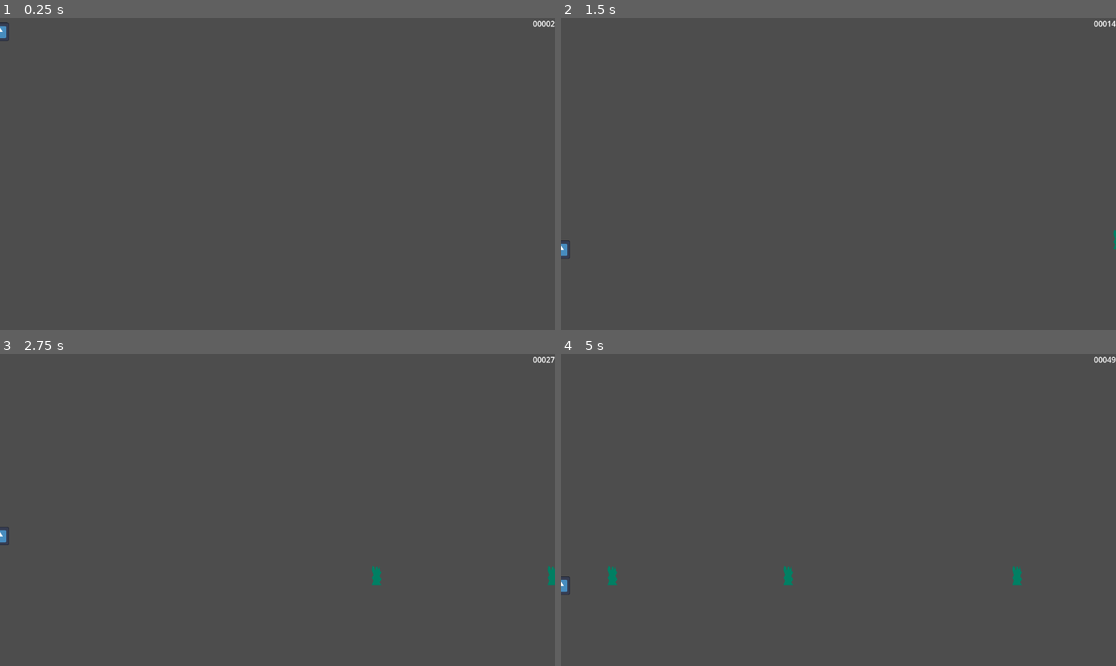
Above: before the commit, frames 1-4 (two rows, left to right).
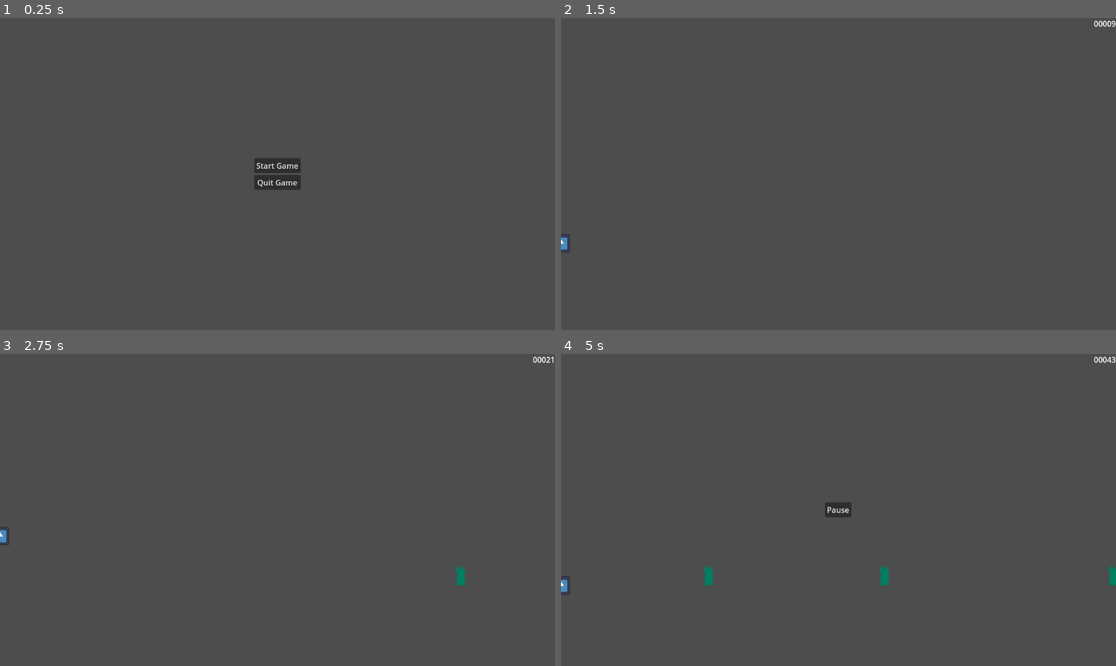
Above: after the commit, the same moments.

Repository: fabrica-santos/dinogame
Game: Godot game, scene res://scene/main_menu.tscn
Same seed, same stepped clock (60 frames per second), same inputs: the game is played once before the commit and once after it. Before the commit the project starts from res://scene/main.tscn. The engine's default icon, where the game draws it, is replaced by a stand-in: a white triangle on a blue panel in a dark square.
Inputs (mouse positions are in pixels of both pictures, inside the frame that each line leads up to):
- Up to frame 1 (0.25 s): no input
- Up to frame 2 (1.5 s): click (838, 164) at 0.5 s, where only the run after the commit has a clickable "Start Game"; hold Down (crouch) from 1.28 s (still down)
- Up to frame 3 (2.75 s): tap Space (jump) at 1.52, 2.27 s; release Down (crouch) at 2.03 s; tap Down (crouch) at 2.1 s
- Up to frame 4 (5 s): hold Down (crouch) 2.78-3.53 s; tap Down (crouch) at 3.6 s; tap Space (jump) at 3.77, 4.52 s; hold Down (crouch) from 4.28 s (still down); tap Escape (pause, bound only after the commit) at 4.9 s

The runs differ from the first frame. In frame 1, 0.8% of the frame differs, in the area x 0-100%, y 0-56%; in frame 2, 0.1%; in frame 3, 0.3%; in frame 4, 0.7%.

Commit message:
Added score

Diff:
--- a/project.godot
+++ b/project.godot
@@ -11,7 +11,7 @@
 [application]
 
 config/name="DinosaurGame"
-run/main_scene="res://scene/main.tscn"
+run/main_scene="res://scene/main_menu.tscn"
 config/features=PackedStringArray("4.3", "Forward Plus")
 config/icon="res://icon.svg"
 
@@ -36,6 +36,13 @@
 , Object(InputEventMouseButton,"resource_local_to_scene":false,"resource_name":"","device":-1,"window_id":0,"alt_presse …(249 unchanged characters)…
 ]
 }
+pause={
+"deadzone": 0.5,
+"events": [Object(InputEventKey,"resource_local_to_scene":false,"resource_name":"","device":-1,"window_id":0,"alt_pressed":false,"shift_pressed":false,"ctrl_pressed":false,"meta_pressed":false,"pressed":false,"keycode":0,"physical_keycode":4194305,"key_label":0,"unicode":0,"location":0,"echo":false,"script":null)
+, Object(InputEventKey,"resource_local_to_scene":false,"resource_name":"","device":-1,"window_id":0,"alt_pressed":false,"shift_pressed":false,"ctrl_pressed":false,"meta_pressed":false,"pressed":false,"keycode":0,"physical_keycode":80,"key_label":0,"unicode":112,"location":0,"echo":false,"script":null)
+, Object(InputEventJoypadButton,"resource_local_to_scene":false,"resource_name":"","device":-1,"button_index":6,"pressure":0.0,"pressed":false,"script":null)
+]
+}
 
 [layer_names]
 
--- a/scene/main.tscn
+++ b/scene/main.tscn
@@ -6,6 +6,7 @@
 [ext_resource type="Resource" uid="uid://cms5h73hluo1u" path="res://resource/default_game_state.tres" id="2_spqmx"]
 [ext_resource type="Script" path="res://script/obstacle_spawner.gd" id="4_cnqv3"]
 [ext_resource type="PackedScene" uid="uid://34hd4idevgqb" path="res://scene/game_over.tscn" id="4_g5u6w"]
+[ext_resource type="PackedScene" uid="uid://bouu3jidyqm5a" path="res://scene/pause_screen.tscn" id="6_li3ib"]
 
 [sub_resource type="RectangleShape2D" id="RectangleShape2D_fot1o"]
 size = Vector2(38, 38)
@@ -51,8 +52,13 @@
 grow_horizontal = 0
 text = "00000"
 horizontal_alignment = 2
+metadata/_edit_use_anchors_ = true
 
 [node name="GameOver" parent="CanvasLayer" instance=ExtResource("4_g5u6w")]
+metadata/_edit_use_anchors_ = true
+
+[node name="PauseScreen" parent="CanvasLayer" instance=ExtResource("6_li3ib")]
+unique_name_in_owner = true
 
 [node name="ObstacleSpawner" type="Marker2D" parent="."]
 position = Vector2(1307, 480)
--- /dev/null
+++ b/scene/main_menu.tscn
@@ -0,0 +1,34 @@
+[gd_scene load_steps=2 format=3 uid="uid://e1a3vvoh0y8o"]
+
+[ext_resource type="Script" path="res://script/main_menu.gd" id="1_5r6qh"]
+
+[node name="MainMenu" type="Control"]
+layout_mode = 3
+anchors_preset = 15
+anchor_right = 1.0
+anchor_bottom = 1.0
+grow_horizontal = 2
+grow_vertical = 2
+script = ExtResource("1_5r6qh")
+
+[node name="Center" type="CenterContainer" parent="."]
+layout_mode = 1
+anchors_preset = 15
+anchor_right = 1.0
+anchor_bottom = 1.0
+grow_horizontal = 2
+grow_vertical = 2
+
+[node name="VBox" type="VBoxContainer" parent="Center"]
+layout_mode = 2
+
+[node name="StartGame" type="Button" parent="Center/VBox"]
+layout_mode = 2
+text = "Start Game"
+
+[node name="QuitGame" type="Button" parent="Center/VBox"]
+layout_mode = 2
+text = "Quit Game"
+
+[connection signal="pressed" from="Center/VBox/StartGame" to="." method="_on_start_game_pressed"]
+[connection signal="pressed" from="Center/VBox/QuitGame" to="." method="_on_quit_game_pressed"]
--- /dev/null
+++ b/scene/pause_screen.tscn
@@ -0,0 +1,27 @@
+[gd_scene load_steps=2 format=3 uid="uid://bouu3jidyqm5a"]
+
+[ext_resource type="Script" path="res://script/pause_screen.gd" id="1_ayc6s"]
+
+[node name="PauseScreen" type="Control"]
+process_mode = 2
+layout_mode = 3
+anchors_preset = 15
+anchor_right = 1.0
+anchor_bottom = 1.0
+grow_horizontal = 2
+grow_vertical = 2
+script = ExtResource("1_ayc6s")
+
+[node name="CenterContainer" type="CenterContainer" parent="."]
+layout_mode = 1
+anchors_preset = 15
+anchor_right = 1.0
+anchor_bottom = 1.0
+grow_horizontal = 2
+grow_vertical = 2
+
+[node name="Pause" type="Button" parent="CenterContainer"]
+layout_mode = 2
+text = "Pause"
+
+[connection signal="pressed" from="CenterContainer/Pause" to="." method="_on_pause_pressed"]
--- a/script/main.gd
+++ b/script/main.gd
@@ -2,6 +2,8 @@
 
 @export var game_speed: float = 300
 @export var game_state: GameState
+
+@onready var pause_screen: Control = %PauseScreen
 
 
 var score: int = 0:
@@ -19,6 +21,12 @@
 
 func _ready() -> void:
 	EventBus.game_restarted.connect(_on_game_restarted)
+
+
+func _unhandled_input(event: InputEvent) -> void:
+	if event.is_action_pressed("pause") and is_game_running == true:
+		pause_screen.show()
+		get_tree().paused = not get_tree().paused
 
 
 func _on_score_tick_timeout() -> void:
--- /dev/null
+++ b/script/main_menu.gd
@@ -0,0 +1,9 @@
+extends Control
+
+
+func _on_start_game_pressed() -> void:
+	get_tree().change_scene_to_file("res://scene/main.tscn")
+
+
+func _on_quit_game_pressed() -> void:
+	get_tree().quit()
--- /dev/null
+++ b/script/pause_screen.gd
@@ -0,0 +1,19 @@
+extends Control
+
+
+func _ready() -> void:
+	hide()
+
+
+func _unhandled_input(event: InputEvent) -> void:
+	if event.is_action_pressed("pause"):
+		exit_pause()
+
+
+func _on_pause_pressed() -> void:
+	exit_pause()
+
+
+func exit_pause() -> void:
+	hide()
+	get_tree().paused = false
Not shown: 1 places in scene/main.tscn that only renumber resources
